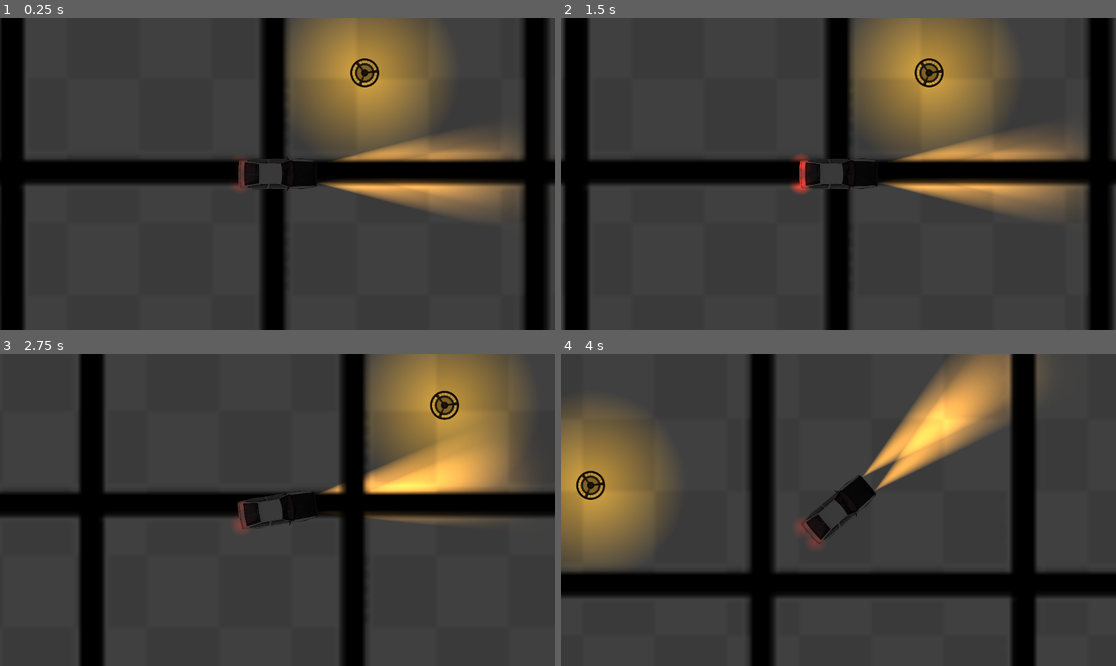
Above: before the commit, frames 1-4 (two rows, left to right).
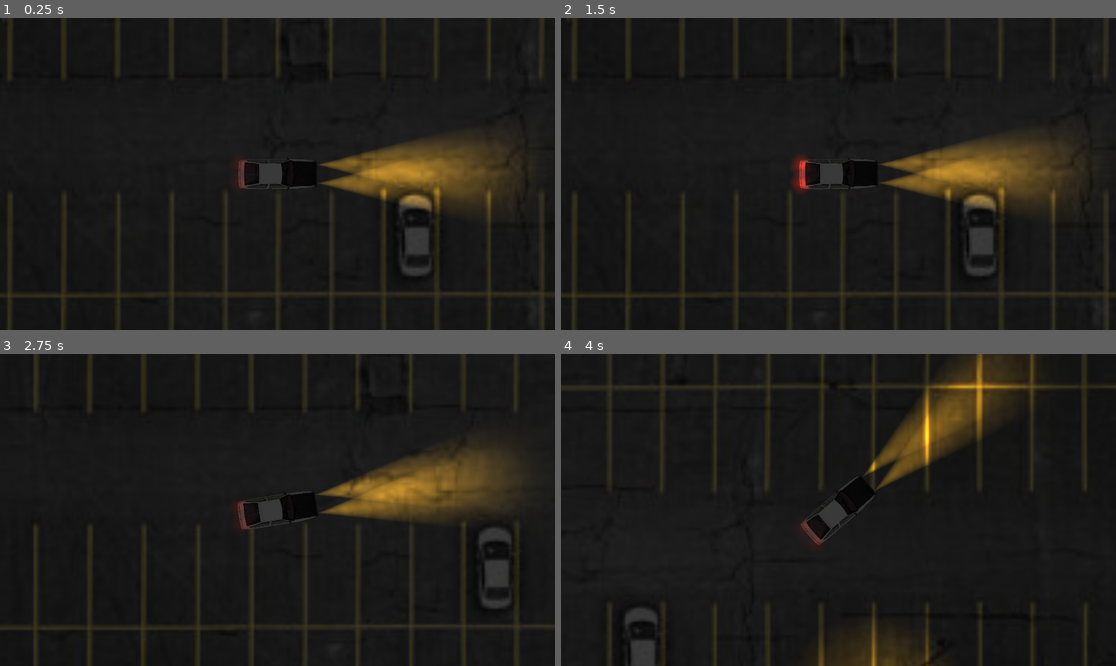
Above: after the commit, the same moments.

Repository: stndaru/initial-tune
Game: Godot game, scene res://scenes/race/TestBed.tscn
Two runs of this game, one before a commit and one after it. Both use one fixed random seed, a clock stepped at 60 frames per second and the inputs below. The project has no main scene, so this scene is started directly.
Inputs:
- Up to frame 1 (0.25 s): no input
- Up to frame 2 (1.5 s): tap Enter at 0.5 s; hold Right (ui_right) 0.53-1.28 s; tap Space at 1.25 s; hold Down (ui_down) from 1.28 s (still down)
- Up to frame 3 (2.75 s): release Down (ui_down) at 2.03 s; hold Right (ui_right) from 2.03 s (still down)
- Up to frame 4 (4 s): release Right (ui_right) at 2.78 s; hold Up (ui_up) 2.78-3.53 s; hold Left (ui_left) from 3.53 s (still down)

The runs differ from the first frame. In frame 1, 86% of the frame differs, in the area x 0-100%, y 0-100%; in frame 2, 86%; in frame 3, 88%; in frame 4, 86%.

Commit message:
Rework testbed area

Diff:
--- a/scenes/car/Car.tscn
+++ b/scenes/car/Car.tscn
@@ -36,12 +36,14 @@
 
 [node name="HeadLampLeft" type="PointLight2D" parent="CarBody/FrontLamp"]
 rotation = -3.14159
-color = Color(1, 0.627451, 0.152941, 1)
+color = Color(1, 0.686275, 0.0941176, 1)
+energy = 1.2
 texture = ExtResource("2_cb44l")
 
 [node name="HeadLampRight" type="PointLight2D" parent="CarBody/FrontLamp"]
 rotation = -3.14159
-color = Color(1, 0.627451, 0.152941, 1)
+color = Color(1, 0.686275, 0.0941176, 1)
+energy = 1.2
 texture = ExtResource("2_cb44l")
 
 [node name="CollisionShape2D" type="CollisionShape2D" parent="CarBody"]
--- a/scenes/race/TestBed.tscn
+++ b/scenes/race/TestBed.tscn
@@ -1,6 +1,6 @@
 [gd_scene load_steps=6 format=3 uid="uid://bnrcjxns67w0s"]
 
-[ext_resource type="Texture2D" uid="uid://bnpnd8gkdquvk" path="res://assets/grid.png" id="1_1kcin"]
+[ext_resource type="Texture2D" uid="uid://d1qbfwu6sek5c" path="res://assets/parking_lot.jpg" id="1_1hj4h"]
 [ext_resource type="PackedScene" uid="uid://b74v8vsr3880x" path="res://scenes/car/Car.tscn" id="2_nvm56"]
 [ext_resource type="Texture2D" uid="uid://5nfqpvxc4xmr" path="res://assets/lamp_post_vertical.png" id="3_gti5y"]
 [ext_resource type="Texture2D" uid="uid://ci8lxw7l8wosv" path="res://assets/2d_lights_and_shadows_neutral_point_light.webp" id="4_hrxj3"]
@@ -15,14 +15,14 @@
 
 [node name="Sprite2D" type="Sprite2D" parent="."]
 position = Vector2(464, 406)
-scale = Vector2(10, 10)
-texture = ExtResource("1_1kcin")
+scale = Vector2(5.57, 5.57)
+texture = ExtResource("1_1hj4h")
 
 [node name="Node2D" parent="." instance=ExtResource("2_nvm56")]
 position = Vector2(200, 144)
 
 [node name="StaticBody2D" type="StaticBody2D" parent="."]
-position = Vector2(381, -66)
+position = Vector2(-1040, 395)
 
 [node name="CollisionShape2D" type="CollisionShape2D" parent="StaticBody2D"]
 shape = SubResource("CircleShape2D_c10b1")
@@ -33,6 +33,35 @@
 
 [node name="PointLight2D" type="PointLight2D" parent="StaticBody2D"]
 color = Color(1, 0.662745, 0, 1)
-energy = 0.64
 texture = ExtResource("4_hrxj3")
 texture_scale = 1.57
+
+[node name="StaticBody2D2" type="StaticBody2D" parent="."]
+position = Vector2(-8, 1052)
+
+[node name="CollisionShape2D" type="CollisionShape2D" parent="StaticBody2D2"]
+shape = SubResource("CircleShape2D_c10b1")
+
+[node name="Sprite2D" type="Sprite2D" parent="StaticBody2D2"]
+scale = Vector2(0.365, 0.365)
+texture = ExtResource("3_gti5y")
+
+[node name="PointLight2D" type="PointLight2D" parent="StaticBody2D2"]
+color = Color(1, 0.662745, 0, 1)
+texture = ExtResource("4_hrxj3")
+texture_scale = 1.57
+
+[node name="StaticBody2D3" type="StaticBody2D" parent="."]
+position = Vector2(971, 396)
+
+[node name="CollisionShape2D" type="CollisionShape2D" parent="StaticBody2D3"]
+shape = SubResource("CircleShape2D_c10b1")
+
+[node name="Sprite2D" type="Sprite2D" parent="StaticBody2D3"]
+scale = Vector2(0.365, 0.365)
+texture = ExtResource("3_gti5y")
+
+[node name="PointLight2D" type="PointLight2D" parent="StaticBody2D3"]
+color = Color(1, 0.662745, 0, 1)
+texture = ExtResource("4_hrxj3")
+texture_scale = 1.57
Binary file added: assets/parking_lot.jpg
Not shown, added: assets/parking_lot.jpg.import
